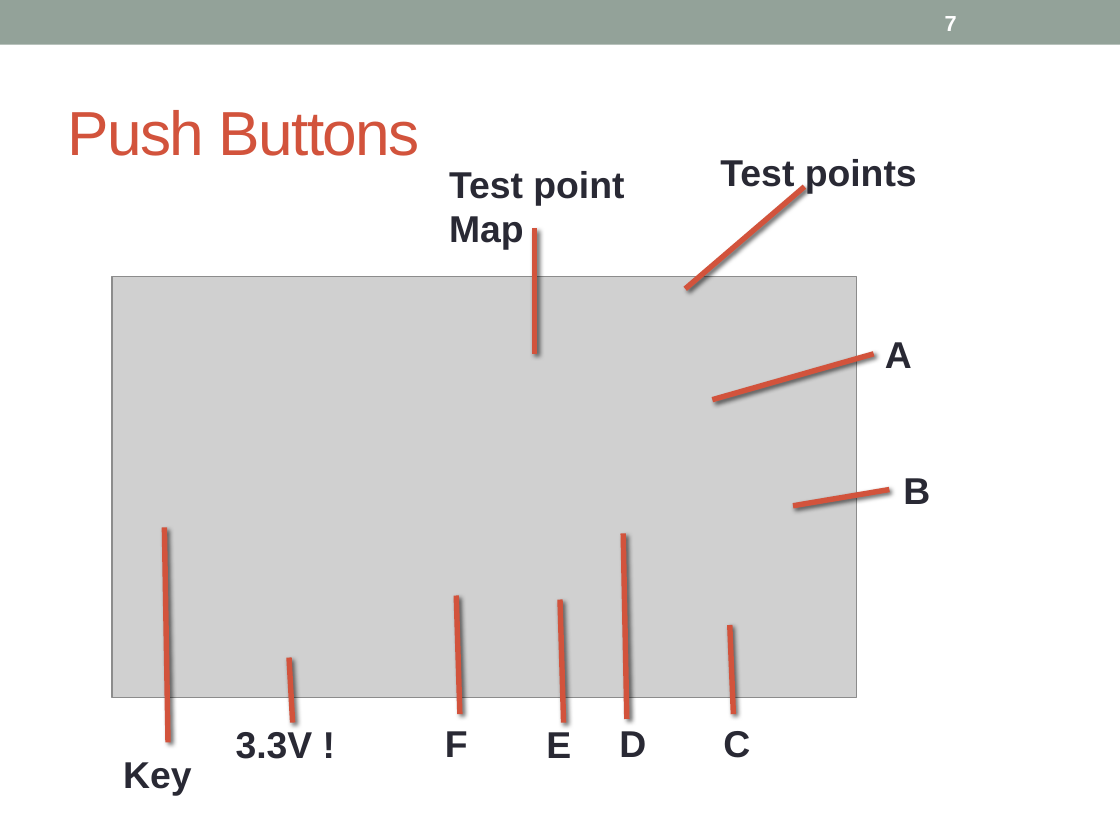
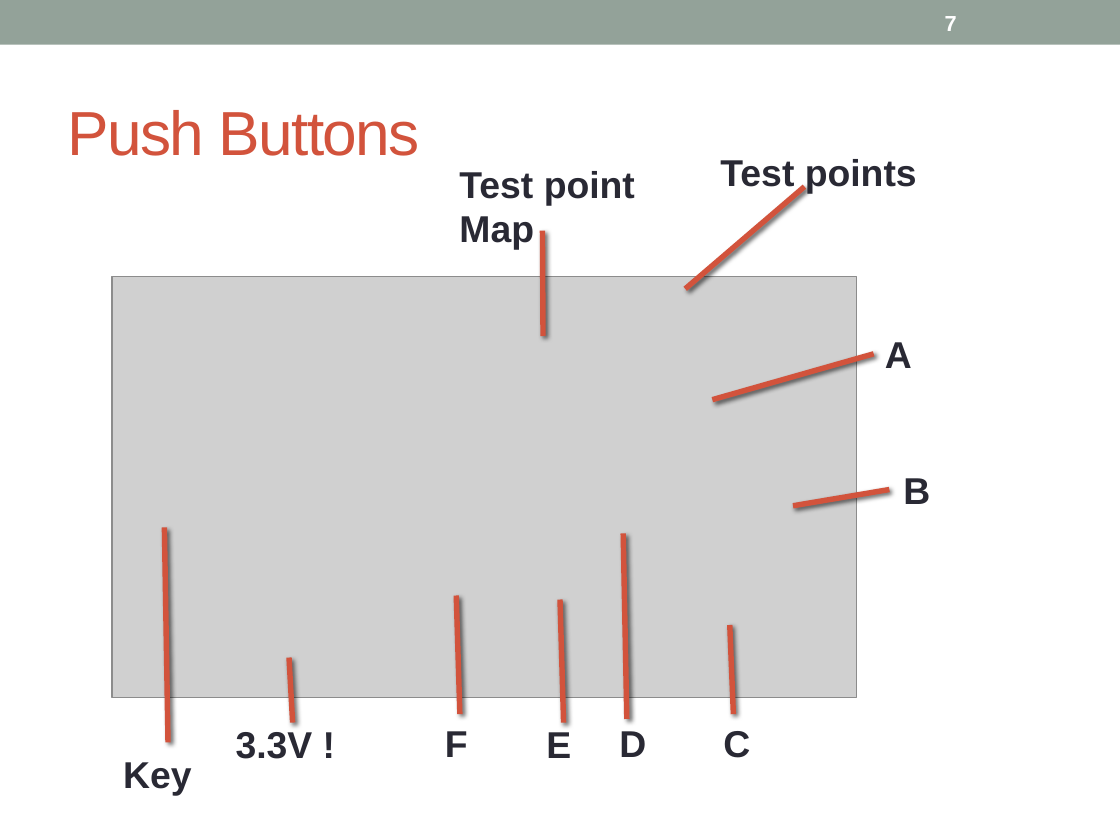
Before and after one commit to FlorianOechslin/Dicke-Controller-Kartoffelsalat, a slide deck: slide 7 of SW04_Monday.pptx. Drawn at 1120x840 pixels with LibreOffice and Linux fonts; fonts in the diff are those of the drawing; grey boxes stand for pictures. Boxes give left, top, right and bottom in pixels: in the first picture for what was removed or moved away, otherwise in the second. Text is boxed around its words. In the diff, an @@ line names an element or a change of style, - is before the commit and + after.

```diff
--- a/SW04_Monday.pptx
+++ b/SW04_Monday.pptx
@@ text "Test point": place and size @@
-text "Test point" at <box>449,171,624,250</box>
+text "Test point" at <box>459,171,635,250</box>
@@ line moved from (534, 354) - (534, 228) to (543, 336) - (542, 231) @@
```
Also in this commit, not shown: 2 other slides changed, 4 slides added, 2 slides removed.
